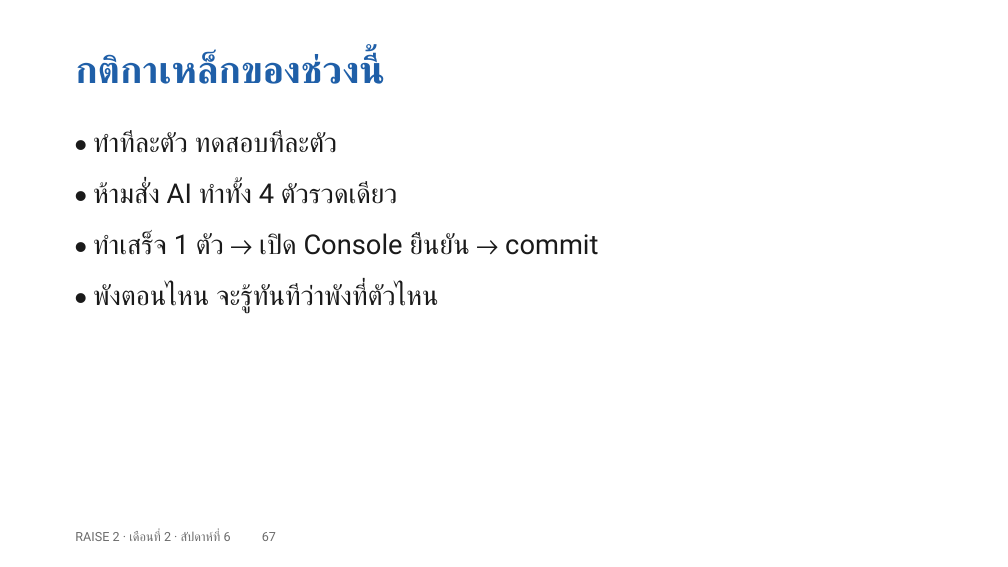
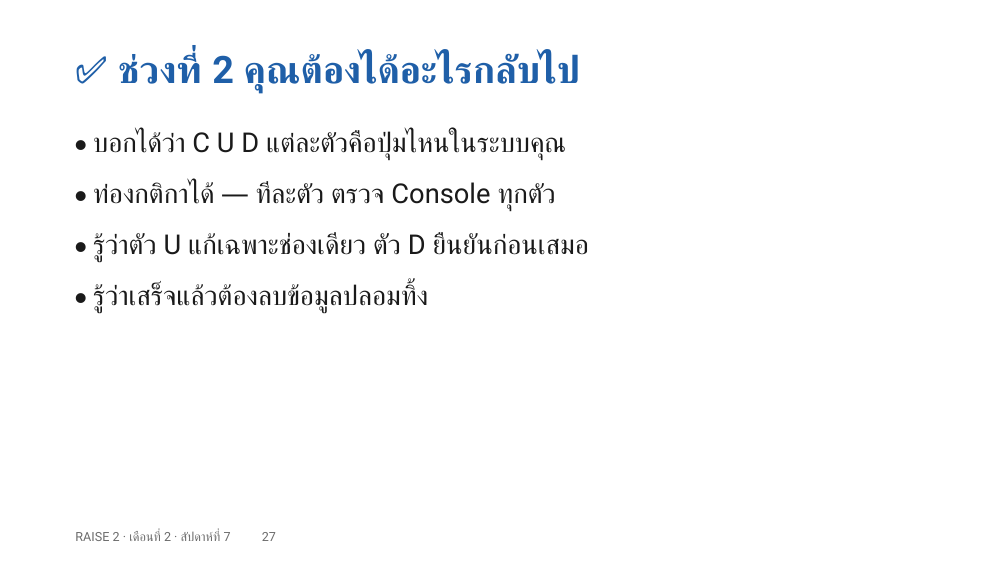
Before and after one commit to cnacha-mfu/raise2-module2, a slide deck: slide 27 of materials/week7/w7-slides.pptx (slide 67 before the commit). Drawn at 1008x567 pixels with LibreOffice and Linux fonts; fonts in the diff are those of the drawing. Boxes give left, top, right and bottom in pixels: in the first picture for what was removed or moved away, otherwise in the second. Text is boxed around its words. In the diff, an @@ line names an element or a change of style, - is before the commit and + after.

```diff
--- a/materials/week7/w7-slides.pptx
+++ b/materials/week7/w7-slides.pptx
@@ text at [118, 53, 580, 93]: text changed @@
-กติกาเหล็กของช่วงนี้
+✅ ช่วงที่ 2 คุณต้องได้อะไรกลับไป
@@ text added at [93, 131, 566, 160], 26 pt, text #1A1A1A @@
+• บอกได้ว่า C U D แต่ละตัวคือปุ่มไหนในระบบคุณ
@@ text at [93, 182, 556, 211]: text changed @@
-• ทำทีละตัว ทดสอบทีละตัว
+• ท่องกติกาได้ — ทีละตัว ตรวจ Console ทุกตัว
@@ text removed at [93, 182, 398, 204] @@
-• ห้ามสั่ง AI ทำทั้ง 4 ตัวรวดเดียว
@@ text at [93, 233, 589, 262]: text changed @@
-• ทำเสร็จ 1 ตัว → เปิด Console ยืนยัน → commit
+• รู้ว่าตัว U แก้เฉพาะช่องเดียว ตัว D ยืนยันก่อนเสมอ
@@ text at [93, 284, 428, 313]: text changed @@
-• พังตอนไหน จะรู้ทันทีว่าพังที่ตัวไหน
+• รู้ว่าเสร็จแล้วต้องลบข้อมูลปลอมทิ้ง
@@ text at [75, 531, 276, 541]: text changed @@
-RAISE 2 · เดือนที่ 2 · สัปดาห์ที่ 6 67
+RAISE 2 · เดือนที่ 2 · สัปดาห์ที่ 7 27
```
Also in this commit, not shown: 37 other slides changed, 29 slides added, 52 slides removed, 24 other files.
